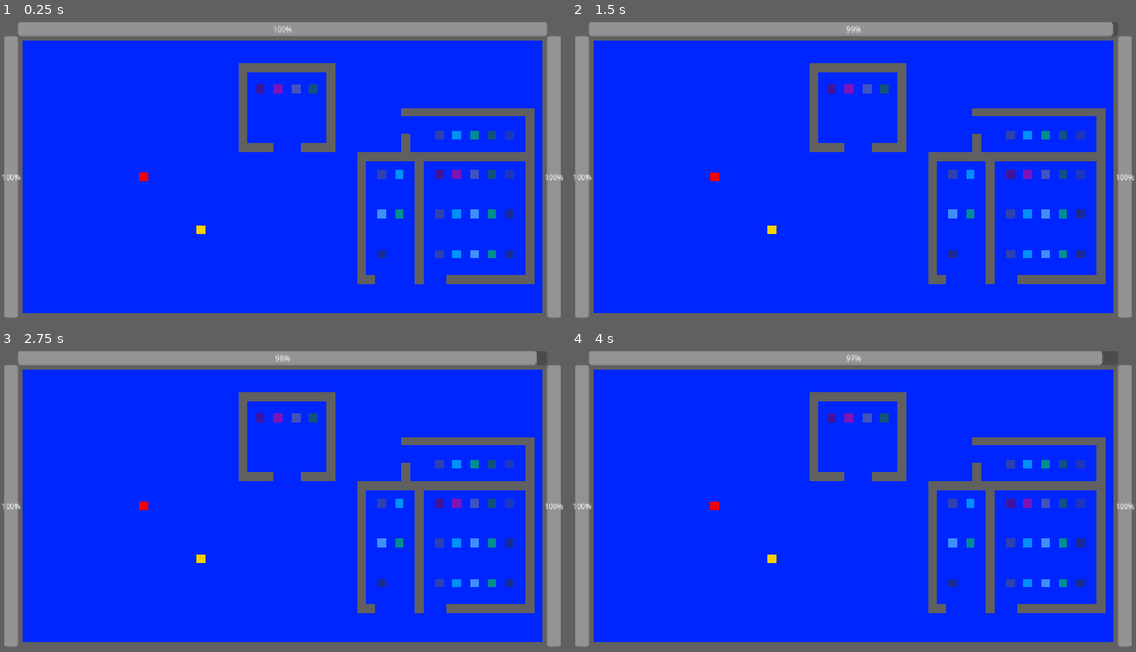
Above: before the commit, frames 1-4 (two rows, left to right).
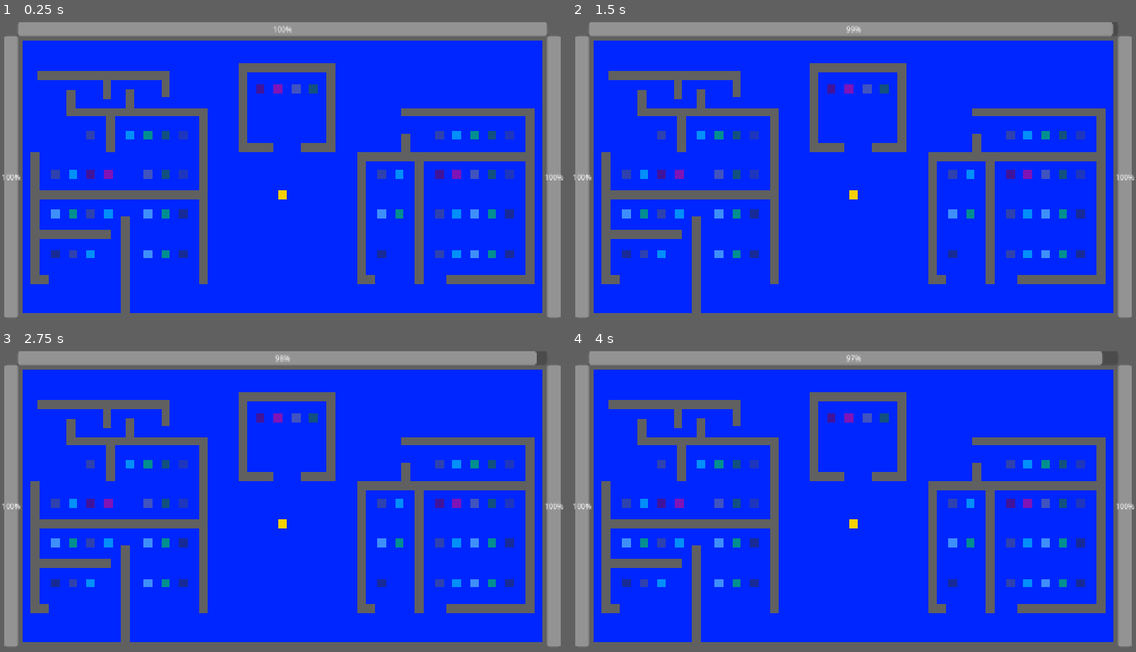
Above: after the commit, the same moments.

Repository: aduImperfect/GameHoarder
Game: Godot game, scene res://Scenes/main.tscn
Two runs of this game, one before a commit and one after it. Both use one fixed random seed, a clock stepped at 60 frames per second and the inputs below.
Inputs:
- Up to frame 1 (0.25 s): no input
- Up to frame 2 (1.5 s): tap Enter at 0.5 s; tap Space at 1.25 s
- Up to frame 3 (2.75 s): tap Enter at 2 s
- Up to frame 4 (4 s): tap Space at 2.75 s; tap Enter at 3.5 s

The runs differ from the first frame. In frame 1, 6.4% of the frame differs, in the area x 5-51%, y 17-97%; in frame 2, 6.4%; in frame 3, 6.4%; in frame 4, 6.4%.

Commit message:
Adding room 3 for more board games!

Diff:
--- a/game-hoarder/Levels/level1.tscn
+++ b/game-hoarder/Levels/level1.tscn
@@ -17,10 +17,10 @@
 [node name="Level1" type="Node2D" unique_id=375870338]
 
 [node name="Player_0" parent="." unique_id=1376056092 instance=ExtResource("1_i4kf4")]
-position = Vector2(326, 359)
+position = Vector2(640, 400)
 
 [node name="Player_1" parent="." unique_id=488764600 instance=ExtResource("6_302sc")]
-position = Vector2(456, 480)
+position = Vector2(640, 400)
 
 [node name="Wall" parent="." unique_id=1157383819 instance=ExtResource("1_t21ke")]
 position = Vector2(640, 0)
@@ -387,3 +387,307 @@
 game_weight = 5
 game_size = 3
 owned_by = null
+
+[node name="Room3" type="Node2D" parent="." unique_id=1849503908]
+position = Vector2(260, 400)
+
+[node name="Room3Wall1" parent="Room3" unique_id=1445054871 instance=ExtResource("1_t21ke")]
+position = Vector2(10, 0)
+scale = Vector2(20, 1)
+
+[node name="Room3Wall2" parent="Room3" unique_id=276976740 instance=ExtResource("1_t21ke")]
+position = Vector2(25, 199.99994)
+scale = Vector2(1, 15)
+
+[node name="Room3Wall3" parent="Room3" unique_id=423617082 instance=ExtResource("1_t21ke")]
+position = Vector2(200, 3)
+scale = Vector2(1, 20)
+
+[node name="Room3Wall4" parent="Room3" unique_id=1014688596 instance=ExtResource("1_t21ke")]
+position = Vector2(-170, 193)
+scale = Vector2(2, 1)
+
+[node name="Room3Wall5" parent="Room3" unique_id=517357698 instance=ExtResource("1_t21ke")]
+position = Vector2(-100, 90)
+scale = Vector2(9, 1)
+
+[node name="Room3Wall6" parent="Room3" unique_id=1176776202 instance=ExtResource("1_t21ke")]
+position = Vector2(-180, 53)
+scale = Vector2(1, 15)
+
+[node name="Room3Wall7" parent="Room3" unique_id=534775520 instance=ExtResource("1_t21ke")]
+position = Vector2(59.99994, -187)
+scale = Vector2(15, 1)
+
+[node name="Room3Wall8" parent="Room3" unique_id=1949891161 instance=ExtResource("1_t21ke")]
+position = Vector2(-9, -145.00003)
+scale = Vector2(1, 5)
+
+[node name="Room3Wall9" parent="Room3" unique_id=341135820 instance=ExtResource("1_t21ke")]
+position = Vector2(-25.00003, -270)
+scale = Vector2(15, 1)
+
+[node name="Room3Wall10" parent="Room3" unique_id=2124410768 instance=ExtResource("1_t21ke")]
+position = Vector2(114.99997, -250)
+scale = Vector2(1, 3)
+
+[node name="Room3Wall11" parent="Room3" unique_id=881698792 instance=ExtResource("1_t21ke")]
+position = Vector2(34.99997, -210)
+scale = Vector2(1, 3)
+
+[node name="Room3Wall12" parent="Room3" unique_id=1994305806 instance=ExtResource("1_t21ke")]
+position = Vector2(-18.00003, -247)
+scale = Vector2(1, 3)
+
+[node name="Room3Wall13" parent="Room3" unique_id=352289512 instance=ExtResource("1_t21ke")]
+position = Vector2(-98.00003, -207)
+scale = Vector2(1, 3)
+
+[node name="Room3Game1" parent="Room3" unique_id=13974074 instance=ExtResource("3_njhy2")]
+position = Vector2(-55, -45)
+is_collected = null
+is_displayed = null
+game_value = 345.0
+owned_by = null
+
+[node name="Room3Game2" parent="Room3" unique_id=1528441139 instance=ExtResource("3_njhy2")]
+position = Vector2(-15, -45)
+tex = ExtResource("4_m6f6w")
+is_collected = null
+is_displayed = null
+game_value = 1034.75
+game_type = 3
+game_weight = 2
+game_size = 3
+owned_by = null
+
+[node name="Room3Game3" parent="Room3" unique_id=1945253855 instance=ExtResource("3_njhy2")]
+position = Vector2(75, -45)
+tex = ExtResource("5_m6f6w")
+is_collected = null
+is_displayed = null
+game_value = 2345.0
+game_type = 2
+game_weight = 3
+game_size = 1
+owned_by = null
+
+[node name="Room3Game4" parent="Room3" unique_id=1537021441 instance=ExtResource("3_njhy2")]
+position = Vector2(115, -45)
+tex = ExtResource("7_aunfx")
+is_collected = null
+is_displayed = null
+game_value = 5432.0
+game_type = 2
+game_weight = 5
+game_size = 3
+owned_by = null
+
+[node name="Room3Game5" parent="Room3" unique_id=159627052 instance=ExtResource("3_njhy2")]
+position = Vector2(155, -45)
+tex = ExtResource("8_j32wv")
+is_collected = null
+is_displayed = null
+game_value = 654.32
+game_type = 3
+owned_by = null
+
+[node name="Room3Game6" parent="Room3" unique_id=193824397 instance=ExtResource("3_njhy2")]
+position = Vector2(-55, 45)
+tex = ExtResource("9_1jijn")
+is_collected = null
+is_displayed = null
+game_value = 345.0
+owned_by = null
+
+[node name="Room3Game7" parent="Room3" unique_id=1921546745 instance=ExtResource("3_njhy2")]
+position = Vector2(-15, 45)
+tex = ExtResource("10_20gr8")
+is_collected = null
+is_displayed = null
+game_value = 1034.75
+game_type = 3
+game_weight = 2
+game_size = 3
+owned_by = null
+
+[node name="Room3Game8" parent="Room3" unique_id=1308449309 instance=ExtResource("3_njhy2")]
+position = Vector2(75, 45)
+tex = ExtResource("11_ts5l0")
+is_collected = null
+is_displayed = null
+game_value = 2345.0
+game_type = 2
+game_weight = 3
+game_size = 1
+owned_by = null
+
+[node name="Room3Game9" parent="Room3" unique_id=1300038323 instance=ExtResource("3_njhy2")]
+position = Vector2(115, 45)
+tex = ExtResource("12_u2cfn")
+is_collected = null
+is_displayed = null
+game_value = 5432.0
+game_type = 2
+game_weight = 5
+game_size = 3
+owned_by = null
+
+[node name="Room3Game10" parent="Room3" unique_id=1239826557 instance=ExtResource("3_njhy2")]
+position = Vector2(155, 45)
+tex = ExtResource("13_lr1ra")
+is_collected = null
+is_displayed = null
+game_value = 654.32
+game_type = 3
+owned_by = null
+
+[node name="Room3Game11" parent="Room3" unique_id=861842678 instance=ExtResource("3_njhy2")]
+position = Vector2(-95, 135)
+tex = ExtResource("9_1jijn")
+is_collected = null
+is_displayed = null
+game_value = 345.0
+owned_by = null
+
+[node name="Room3Game12" parent="Room3" unique_id=1524851306 instance=ExtResource("3_njhy2")]
+position = Vector2(-55, 135)
+tex = ExtResource("10_20gr8")
+is_collected = null
+is_displayed = null
+game_value = 1034.75
+game_type = 3
+game_weight = 2
+game_size = 3
+owned_by = null
+
+[node name="Room3Game13" parent="Room3" unique_id=1847060444 instance=ExtResource("3_njhy2")]
+position = Vector2(75, 135)
+tex = ExtResource("11_ts5l0")
+is_collected = null
+is_displayed = null
+game_value = 2345.0
+game_type = 2
+game_weight = 3
+game_size = 1
+owned_by = null
+
+[node name="Room3Game14" parent="Room3" unique_id=1079520614 instance=ExtResource("3_njhy2")]
+position = Vector2(115, 135)
+tex = ExtResource("12_u2cfn")
+is_collected = null
+is_displayed = null
+game_value = 5432.0
+game_type = 2
+game_weight = 5
+game_size = 3
+owned_by = null
+
+[node name="Room3Game15" parent="Room3" unique_id=794349111 instance=ExtResource("3_njhy2")]
+position = Vector2(155, 135)
+tex = ExtResource("13_lr1ra")
+is_collected = null
+is_displayed = null
+game_value = 654.32
+game_type = 3
+owned_by = null
+
+[node name="Room3Game16" parent="Room3" unique_id=1137208819 instance=ExtResource("3_njhy2")]
+position = Vector2(-135, -45)
+tex = ExtResource("9_1jijn")
+is_collected = null
+is_displayed = null
+game_value = 345.0
+owned_by = null
+
+[node name="Room3Game17" parent="Room3" unique_id=1488983456 instance=ExtResource("3_njhy2")]
+position = Vector2(-95, -45)
+tex = ExtResource("10_20gr8")
+is_collected = null
+is_displayed = null
+game_value = 1034.75
+game_type = 3
+game_weight = 2
+game_size = 3
+owned_by = null
+
+[node name="Room3Game18" parent="Room3" unique_id=1920099323 instance=ExtResource("3_njhy2")]
+position = Vector2(-135, 45)
+tex = ExtResource("11_ts5l0")
+is_collected = null
+is_displayed = null
+game_value = 2345.0
+game_type = 2
+game_weight = 3
+game_size = 1
+owned_by = null
+
+[node name="Room3Game19" parent="Room3" unique_id=122755684 instance=ExtResource("3_njhy2")]
+position = Vector2(-95, 45)
+tex = ExtResource("12_u2cfn")
+is_collected = null
+is_displayed = null
+game_value = 5432.0
+game_type = 2
+game_weight = 5
+game_size = 3
+owned_by = null
+
+[node name="Room3Game20" parent="Room3" unique_id=1347378218 instance=ExtResource("3_njhy2")]
+position = Vector2(-135, 135)
+tex = ExtResource("13_lr1ra")
+is_collected = null
+is_displayed = null
+game_value = 654.32
+game_type = 3
+owned_by = null
+
+[node name="Room3Game21" parent="Room3" unique_id=739049351 instance=ExtResource("3_njhy2")]
+position = Vector2(115, -135)
+tex = ExtResource("7_aunfx")
+is_collected = null
+is_displayed = null
+game_value = 5432.0
+game_type = 2
+game_weight = 5
+game_size = 3
+owned_by = null
+
+[node name="Room3Game22" parent="Room3" unique_id=719385491 instance=ExtResource("3_njhy2")]
+position = Vector2(155, -135)
+tex = ExtResource("8_j32wv")
+is_collected = null
+is_displayed = null
+game_value = 654.32
+game_type = 3
+owned_by = null
+
+[node name="Room3Game23" parent="Room3" unique_id=1850952981 instance=ExtResource("3_njhy2")]
+position = Vector2(-55, -135)
+tex = ExtResource("9_1jijn")
+is_collected = null
+is_displayed = null
+game_value = 345.0
+owned_by = null
+
+[node name="Room3Game24" parent="Room3" unique_id=1805938277 instance=ExtResource("3_njhy2")]
+position = Vector2(35, -135)
+tex = ExtResource("10_20gr8")
+is_collected = null
+is_displayed = null
+game_value = 1034.75
+game_type = 3
+game_weight = 2
+game_size = 3
+owned_by = null
+
+[node name="Room3Game25" parent="Room3" unique_id=228340346 instance=ExtResource("3_njhy2")]
+position = Vector2(75, -135)
+tex = ExtResource("12_u2cfn")
+is_collected = null
+is_displayed = null
+game_value = 5432.0
+game_type = 2
+game_weight = 5
+game_size = 3
+owned_by = null
